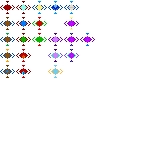
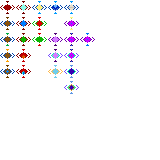
Before/after of a (160, 160) layered artwork. What changed in the layer stack:
added group "WarpWard" with 3 layers in group "Mysticism" over box(64, 81, 79, 94)
added layer "Layer 3" (2nd of 24, in "Mysticism" › "WarpWard") in group "WarpWard" over box(70, 81, 73, 94)
added layer "Layer 2" (2nd of 24, in "Mysticism" › "WarpWard") in group "WarpWard" over box(68, 84, 75, 91)
added layer "Layer 1" (2nd of 24, in "Mysticism" › "WarpWard") in group "WarpWard" over box(64, 85, 79, 90)
added group "CleanWarp" with 3 layers in group "Mysticism" over box(64, 65, 79, 78)
added layer "Layer 3" (3rd of 24, in "Mysticism" › "CleanWarp") in group "CleanWarp" over box(70, 65, 73, 78)
added layer "Layer 2" (3rd of 24, in "Mysticism" › "CleanWarp") in group "CleanWarp" over box(68, 68, 75, 75)
added layer "Layer 1" (3rd of 24, in "Mysticism" › "CleanWarp") in group "CleanWarp" over box(64, 69, 79, 74)
